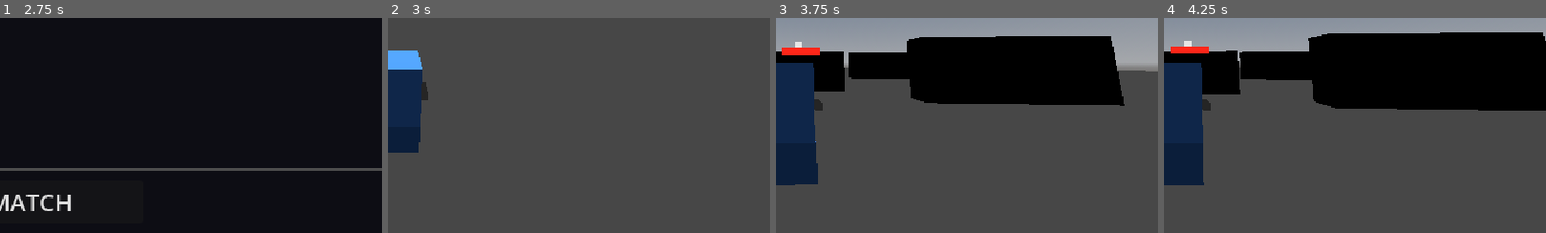
Above: before the commit, frames 1-4 (left to right).
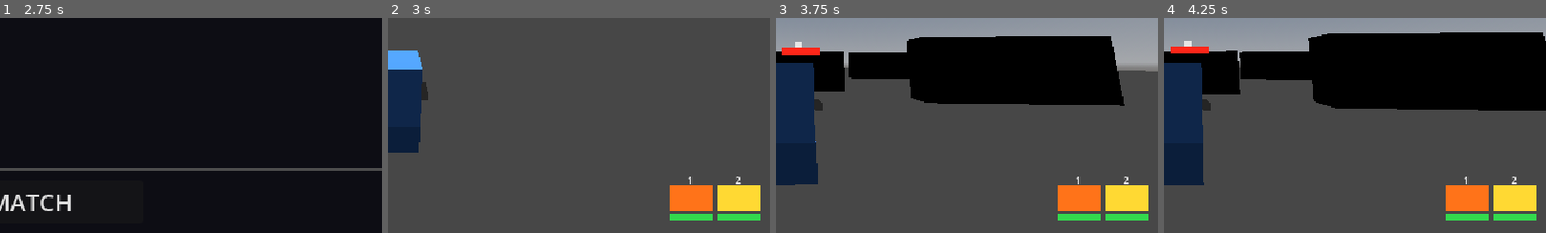
Above: after the commit, the same moments.

Repository: jonathandaley/Hardpoint
Game: Godot game, scene res://scenes/ui/TitleScreen.tscn
The game is run twice, just before and just after one commit, with the same random seed, the same clock (stepped at 60 frames per second) and the same inputs.
Inputs (mouse positions are % of the whole screen's width and height, from its top left):
- Up to frame 1 (2.75 s): tap Enter (ui_accept) at 0.5, 0.77 s; move the mouse to (72, 45) at 0.52 s; press the mouse at (72, 45) at 0.53 s; hold D (move_right) 0.53-1.25 s; release the mouse at (72, 45) at 1.25 s; click "MECH" at 1.25 s; click "PILOT" at 2 s
- Up to frame 2 (3 s): click "FIND MATCH" at 2.75 s
- Up to frame 3 (3.75 s): tap Enter (ui_accept) at 3.5 s; move the mouse to (45, 50) at 3.52 s; hold W (move_forward) from 3.53 s (still down); right-click (45, 50) at 3.6 s
- Up to frame 4 (4.25 s): keep holding W (move_forward); tap Enter (ui_accept) at 3.77 s
The pictures show only the part of the screen within x 50-100%, y 50-100%; the shares and areas given below are measured in that part.

Frame 1 is identical in both runs. In frame 2, 3.4% of the frame differs, in the area x 73-98%, y 73-95%; in frame 3, 3.4%; in frame 4, 3.4%.
Error before the commit: Parse Error: Cannot return value of type "ColorRect" because the function return type is "Label". (res://scripts/WeaponHUD.gd:98)

Commit message:
Fix WeaponHUD _build_slot return type: Label → ColorRect
Left over from the ammo-bar refactor; caused a runtime type error.

Co-Authored-By: Claude Sonnet 4.6 <noreply@anthropic.com>

Diff:
--- a/scripts/WeaponHUD.gd
+++ b/scripts/WeaponHUD.gd
@@ -17,7 +17,7 @@
 const SLOT_GAP := 4.0
 const PADDING  := 8.0
 
-var _entries: Array = []   # [{weapon, ammo_label}]
+var _entries: Array = []   # [{weapon, ammo_fg, bar_left}]
 
 func setup(player_mech: Node) -> void:
 	for child in get_children():
@@ -50,7 +50,7 @@
 		var ammo_fg := _build_slot(weapons[i], i + 1, x)
 		_entries.append({"weapon": weapons[i], "ammo_fg": ammo_fg, "bar_left": x})
 
-func _build_slot(weapon: Node, number: int, x: float) -> Label:
+func _build_slot(weapon: Node, number: int, x: float) -> ColorRect:
 	# Number-key indicator
 	var num_lbl := Label.new()
 	num_lbl.text = str(number)
